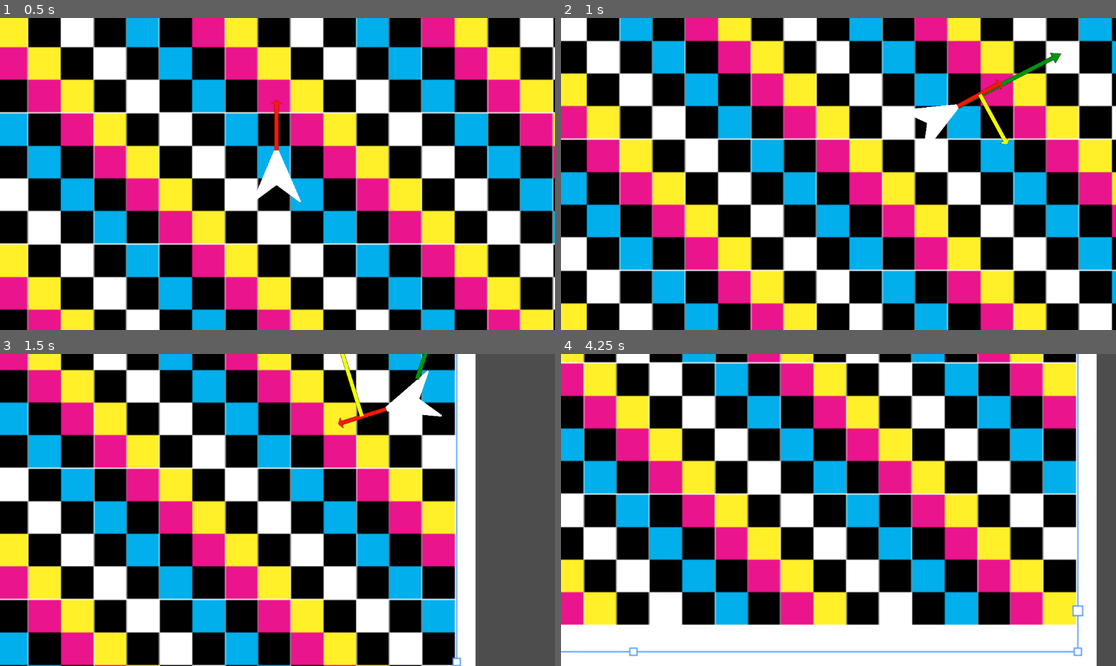
Above: before the commit, frames 1-4 (two rows, left to right).
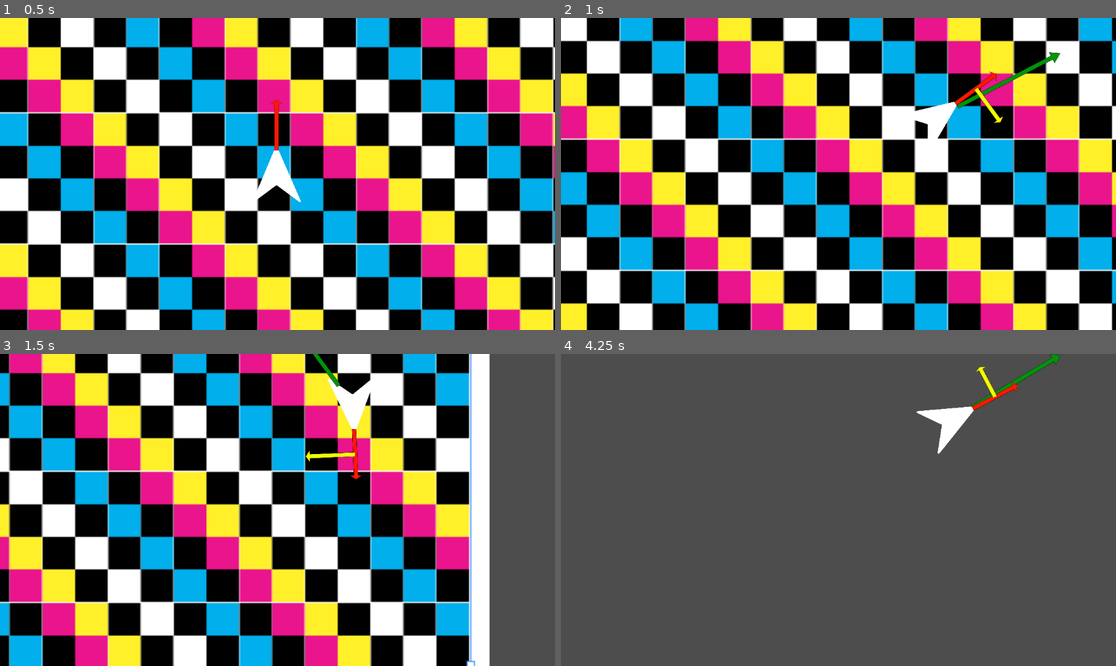
Above: after the commit, the same moments.

Repository: ParadoxArcher/Angle_Advantage
Game: Godot game, scene res://Scenes/GameScene.tscn
Two runs of this game, one before a commit and one after it. Both use one fixed random seed, a clock stepped at 60 frames per second and the inputs below.
Inputs:
- Up to frame 1 (0.5 s): no input
- Up to frame 2 (1 s): tap Enter at 0.5 s; hold D (RotateRight) from 0.53 s (still down); hold W (Boost) from 0.53 s (still down); tap Space (Dodge) at 0.8 s
- Up to frame 3 (1.5 s): release D (RotateRight) at 1.28 s; release W (Boost) at 1.28 s; hold S (Back) from 1.28 s (still down); tap Space (Dodge) at 1.35 s
- Up to frame 4 (4.25 s): tap W (Boost) at 1.55, 3.05 s; release S (Back) at 2.03 s; hold W (Boost) 2.03-2.78 s; hold D (RotateRight) 2.03-3.53 s; tap Space (Dodge) at 2.3, 2.85, 3.8 s; hold A (RotateLeft) from 3.53 s (still down); hold W (Boost) from 3.53 s (still down)

Frame 1 is identical in both runs. In frame 2, 0.7% of the frame differs, in the area x 63-91%, y 10-41%; in frame 3, 49%; in frame 4, 96%, in the area x 0-97%, y 0-100%.

Commit message:
vault backup: 2025-01-13 09:21:03

Diff:
--- a/zProject Files/Godot/Scripts/PlayerScript.gd
+++ b/zProject Files/Godot/Scripts/PlayerScript.gd
@@ -24,8 +24,8 @@
 var RotaRate = 0
 
 ##Dodge Variables
-@export var DodgeMaxSpeed = [1.25, 50] # {0: MaxSpeedMultiplier, 1: MaxSpeedDecel}
-@export var DodgeMaxRota = [2, PI/4] # {0: MaxRotaMultiplier, 1: MaxRotaDecel}
+@export var DodgeMaxSpeed = [1.25, 25] # {0: MaxSpeedMultiplier, 1: MaxSpeedDecel}
+@export var DodgeMaxRota = [2, PI/8] # {0: MaxRotaMultiplier, 1: MaxRotaDecel}
 
 ## Markers Variables
 @export var MarkerSize = {"CenterGap": 50, "RotaSpeedGap": 75, "VelLength": .5, "NeutralLength": .35, "RotaSpeedLength": .5} #RotaSpeedGap left unimplemented, intended to slide rota_speed_display along neutral_display
@@ -53,16 +53,13 @@
 
 	if MoveInput.y > 0:
 		BoostDir = Vector2(cos(rotation), sin(rotation))
-		var CounterAccel = BoostDir.dot(velocity.normalized()) # Needs to have it's sign preserved after +1 then /2, this scales it between 0 and 1, optimization leaves it as is
-		AccelRate = SpeedAccel - SpeedDecel[0] * ((CounterAccel + 1 ) / 2 * sign(CounterAccel) ) * CounterScaler[0]
+		var CounterAccel = BoostDir.dot(velocity.normalized()) * CounterScaler[0]
+		AccelRate = SpeedAccel - SpeedDecel[0] * CounterAccel
 		BoostDecay[0] = BoostDecay[1]
 	else:
 		BoostDecay[0] -= clampf(BoostDecay[2] * delta, 0, BoostDecay[0])
 		BoostDir = Vector2(cos(rotation), sin(rotation)) * BoostDecay[0]
 		AccelRate = SpeedDecel[0]
-
-		print(BoostDecay)
-		print(BoostDir)
 	#endregion
 
 	#region Rotation
@@ -88,10 +85,10 @@
 		velocity = MaxSpeed[0] * DodgeDir.rotated(rotation + PI/2)
 
 	if MaxSpeed[0] != MaxSpeed[1] || MaxRota[0] != MaxRota[1]:
-		MaxSpeed[0] -= clampf((MaxSpeed[0] - MaxSpeed[1]) * DodgeMaxSpeed[1] * delta, 0, MaxSpeed[0] - MaxSpeed[1])
-		print(MaxSpeed)
-		MaxRota[0] -= clampf((MaxRota[0] - MaxRota[1]) * DodgeMaxRota[1] * delta, 0, MaxRota[0] - MaxRota[1])
-		print(MaxRota)
+		MaxSpeed[0] -= clampf((MaxSpeed[0] - MaxSpeed[1]) * DodgeMaxSpeed[1], 0, MaxSpeed[0] - MaxSpeed[1])
+		MaxRota[0] -= clampf((MaxRota[0] - MaxRota[1]) * DodgeMaxRota[1], 0, MaxRota[0] - MaxRota[1])
+	print(MaxRota[0])
+	print(MaxSpeed[0])
 	#endregion
 
 	#region WallBoost...
Not shown, changed: .obsidian/workspace.json
Not shown, changed: Devlogs/2025-01-13.md
